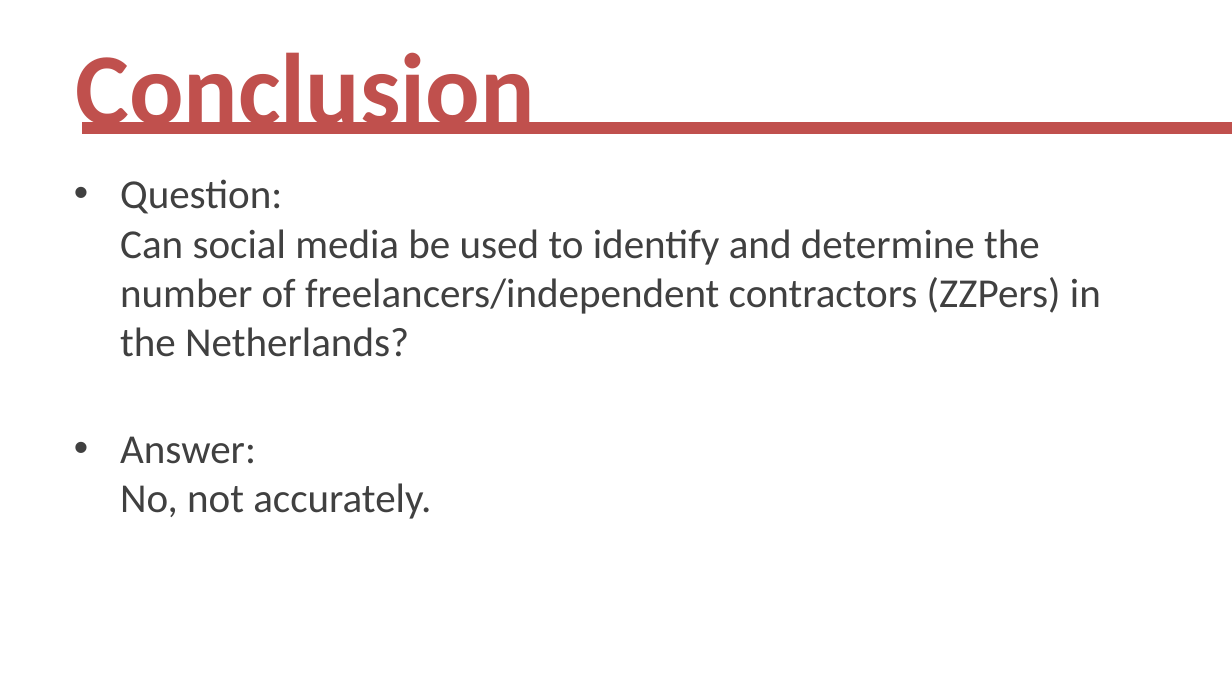
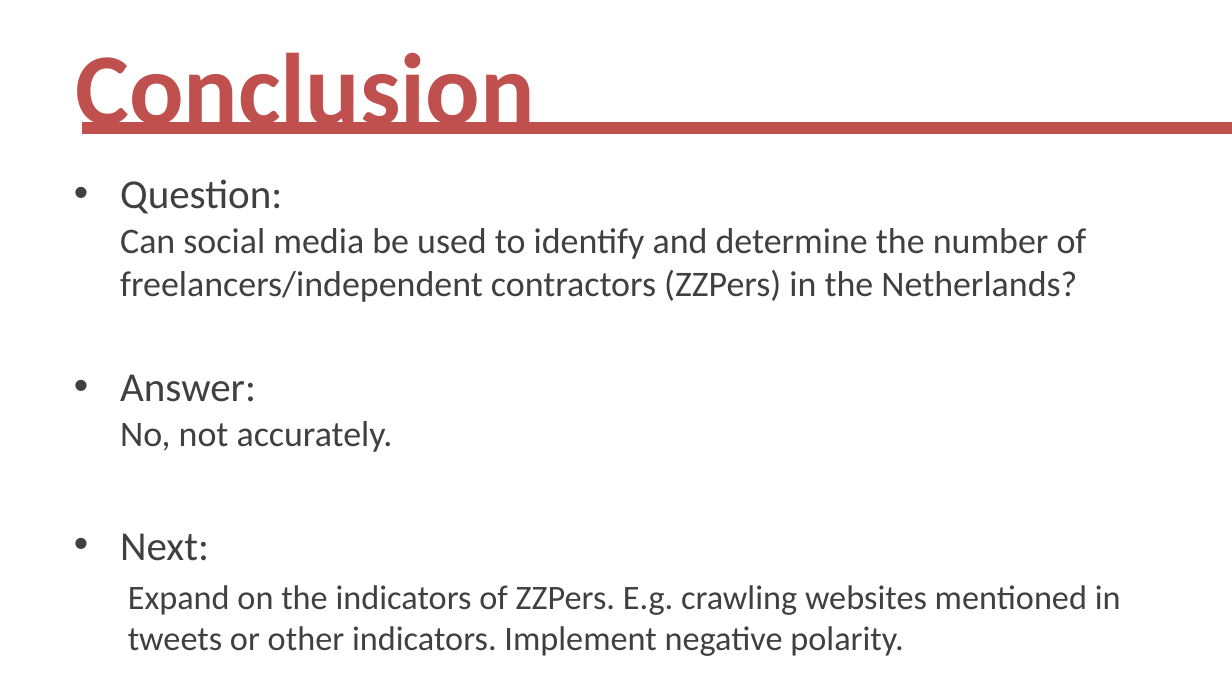
Before and after one commit to rkokkelk/MBD, a slide deck: slide 6 of Presentatie/final_Presentatie.pptx. Drawn at 1232x693 pixels with LibreOffice and Linux fonts; fonts in the diff are those of the drawing. Boxes give left, top, right and bottom in pixels: in the first picture for what was removed or moved away, otherwise in the second. Text is boxed around its words. In the diff, an @@ line names an element or a change of style, - is before the commit and + after.

Commit message:
Small changes to presentation

```diff
--- a/Presentatie/final_Presentatie.pptx
+++ b/Presentatie/final_Presentatie.pptx
@@ text at (x1=120, y1=179, x2=1087, y2=452): size 24 to 21 pt in "Can social media be used to identify ...", "No, not accurately." @@
@@ text at (x1=120, y1=533, x2=1121, y2=656): paragraphs added @@
+• Next:
+  Expand on the indicators of ZZPers. E.g. crawling websites mentioned in tweets or other indicators. Implement negative polarity.
```
Also in this commit, not shown: 1 other slide changed.
